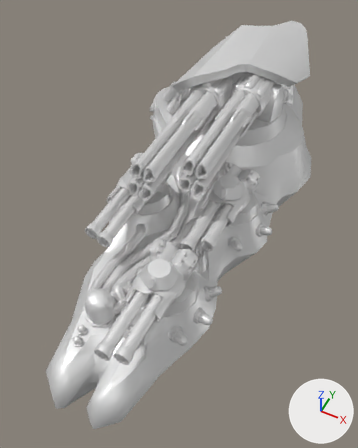
A saved change to the glTF model glb/leganavyartyship.glb.
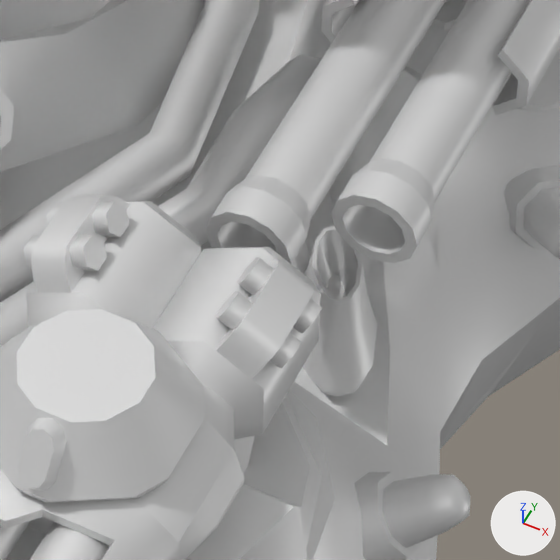
Old and new are each drawn whole from a 50 mm camera at (55.4, -139.2, 153.9) aimed at (-6.1, -16.3, 0.3) and again close up on the part from 41% to 66% of the width and 47% to 67% of the height. Every picture has the same lights, and +X, +Y and +Z are marked at lower right. The first two pictures are the older version. Where no turn or scale is listed for an object, it has been applied to the vertices.

In view in the first close-up: 'barrel1Left1', 'barrel2Left1', 'barrel2Left2', 'base', 'turretHeadingPivotLeft1', 'turretHeadingPivotLeft2', 'turretHeadingPivotRight', 'turretPitchPivotLeft1', 'turretPitchPivotLeft2' and 1 more.
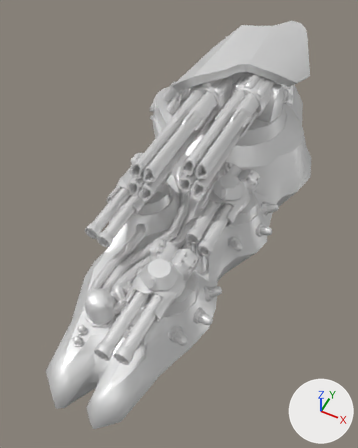
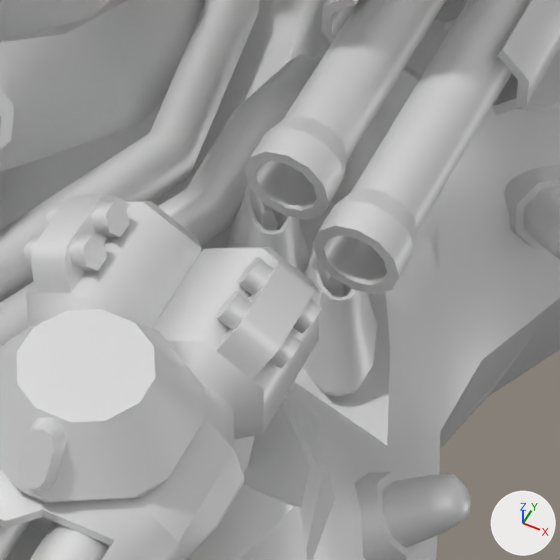
Location of each change, (x1, y1, x2, y2) in pixels of the close-ups (560 x 560 px):
'barrel2Left1', moved
    before: (331, 0, 530, 263)
    after: (313, 0, 530, 294)
'barrel1Left1', moved
    before: (206, 0, 446, 265)
    after: (244, 0, 446, 220)

What the commit changed:
Object 'barrel1Left1' (ob_barrel1left1) moves from (-2.595, -11.1, 0.0) to (-2.595, -6.304, 0.0).
Object 'barrel2Left1' (ob_barrel2left1) moves from (2.6, -6.942, 0.0) to (2.6, -9.34, 0.0).
